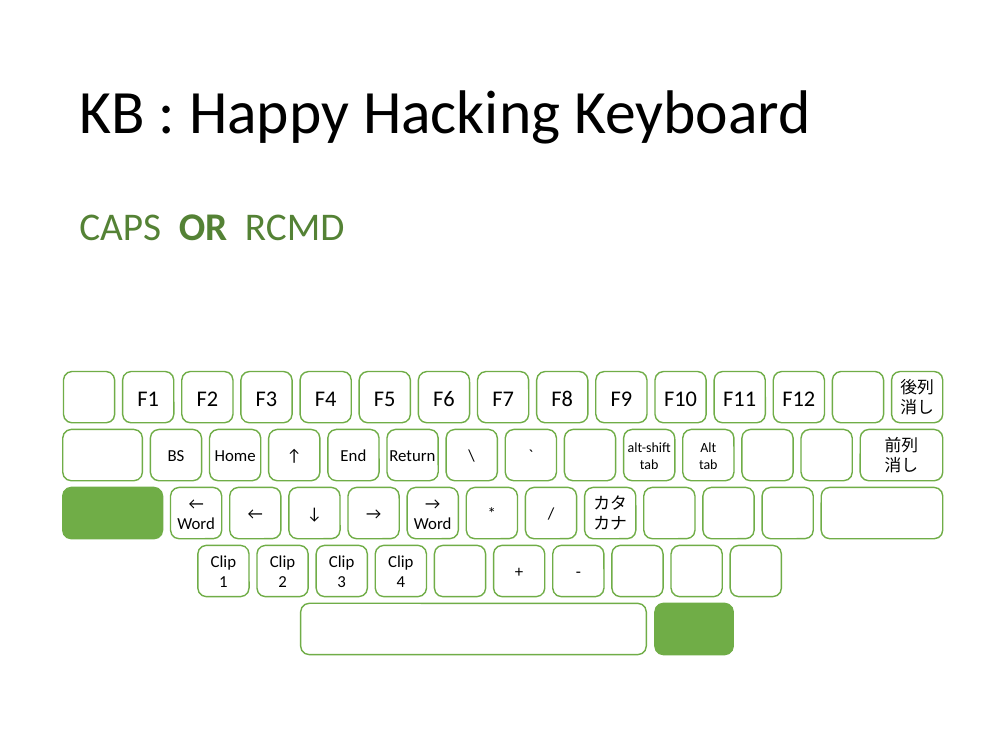
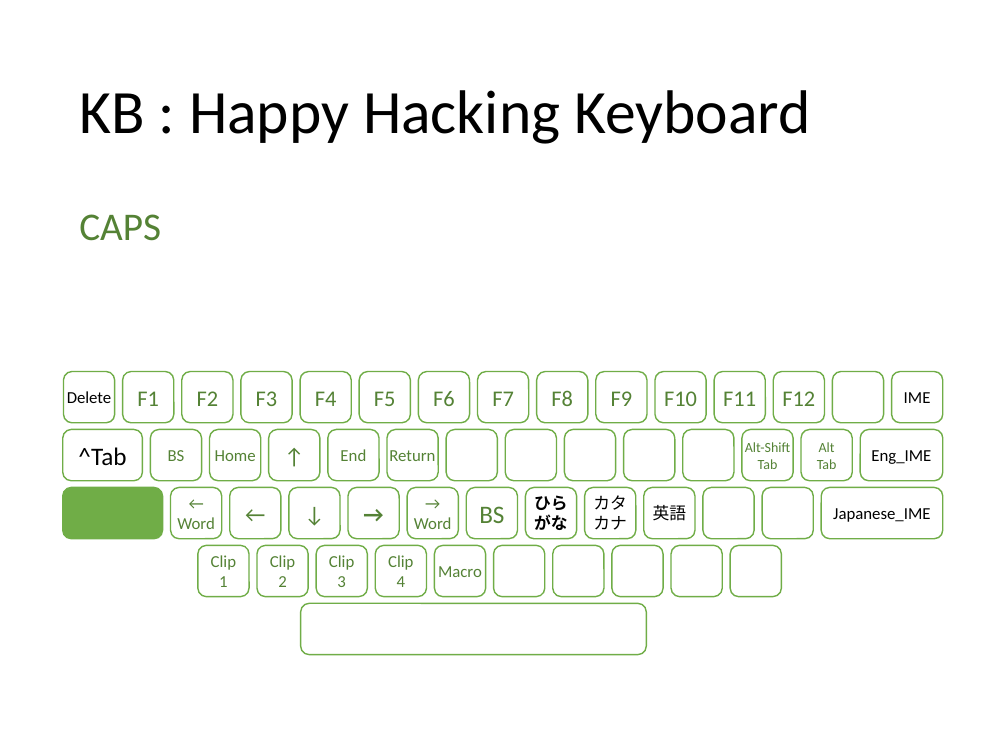
Before and after one commit to ittooo66/myAHK, a slide deck: slide 5 of MANUAL.pptx. Drawn at 1008x756 pixels with LibreOffice and Linux fonts; fonts in the diff are those of the drawing. Boxes give left, top, right and bottom in pixels: in the first picture for what was removed or moved away, otherwise in the second. Text is boxed around its words. In the diff, an @@ line names an element or a change of style, - is before the commit and + after.

```diff
--- a/MANUAL.pptx
+++ b/MANUAL.pptx
@@ text at bbox=[79, 214, 161, 241]: text changed @@
-CAPS OR RCMD
+CAPS
@@ text in rounded rectangle at bbox=[67, 391, 112, 403]: text added @@
+Delete
@@ text in rounded rectangle at bbox=[904, 392, 931, 403]: text changed @@
-後列
-消し
+IME
@@ text in rounded rectangle at bbox=[78, 447, 126, 465]: text added @@
+^Tab
@@ text in rounded rectangle at bbox=[447, 429, 498, 481]: text removed @@
-\
@@ text in rounded rectangle at bbox=[505, 429, 556, 481]: text removed @@
-`
@@ rounded rectangle: place and size @@
-rounded rectangle at bbox=[801, 429, 853, 481]
+rounded rectangle at bbox=[624, 429, 675, 481]
@@ rounded rectangle: place and size @@
-rounded rectangle at bbox=[742, 429, 793, 481]
+rounded rectangle at bbox=[682, 429, 734, 481]
@@ rounded rectangle "Alt-Shift": place and size @@
-rounded rectangle "Alt-Shift" at bbox=[624, 429, 675, 481]
+rounded rectangle "Alt-Shift" at bbox=[742, 429, 793, 481]
@@ text in rounded rectangle at bbox=[745, 442, 790, 469]: text changed; text colour #000000 to #548235 @@
-alt-shift
-tab
+Alt-Shift
+Tab
@@ rounded rectangle "Alt": place and size @@
-rounded rectangle "Alt" at bbox=[682, 429, 734, 481]
+rounded rectangle "Alt" at bbox=[801, 429, 853, 481]
@@ text in rounded rectangle at bbox=[819, 442, 835, 452]: text colour #000000 to #548235 in "Alt" @@
@@ text in rounded rectangle at bbox=[817, 459, 837, 469]: text changed; text colour #000000 to #548235 @@
-tab
+Tab
@@ text in rounded rectangle at bbox=[871, 450, 931, 464]: text changed @@
-前列
-消し
+Eng_IME
@@ size 12 to 16 pt, text colour #000000 to #548235 in 3 elements at bbox=[269, 429, 321, 481], bbox=[230, 488, 281, 539], bbox=[289, 488, 341, 539] @@
@@ rounded rectangle "→" at bbox=[348, 488, 399, 539]: size 12 to 16 pt, text colour #000000 to #548235, bold on @@
@@ text in rounded rectangle at bbox=[479, 506, 504, 523]: text changed; size 12 to 18 pt; text colour #000000 to #548235 @@
-*
+BS
@@ text in rounded rectangle at bbox=[534, 495, 568, 530]: text changed; bold on @@
-/
+ひら
+がな
@@ text in rounded rectangle at bbox=[653, 505, 687, 521]: text added @@
+英語
@@ text in rounded rectangle at bbox=[833, 508, 930, 522]: text added @@
+Japanese_IME
@@ text colour #000000 to #548235 in 22 elements at bbox=[123, 372, 174, 423], bbox=[181, 372, 233, 423], bbox=[241, 372, 292, 423], bbox=[300, 372, 352, 423], bbox=[359, 372, 410, 423], bbox=[418, 372, 470, 423], bbox=[478, 372, 529, 423], bbox=[536, 372, 588, 423], bbox=[596, 372, 647, 423], bbox=[655, 372, 707, 423], bbox=[714, 372, 765, 423], bbox=[773, 372, 825, 423], bbox=[150, 429, 202, 481], bbox=[210, 429, 261, 481], bbox=[328, 429, 379, 481], bbox=[387, 429, 438, 481], bbox=[170, 488, 222, 539], bbox=[407, 488, 459, 539], bbox=[198, 545, 249, 597], bbox=[257, 545, 308, 597], bbox=[317, 545, 368, 597], bbox=[375, 545, 426, 597] @@
@@ text in rounded rectangle at bbox=[438, 566, 482, 577]: text added @@
+Macro
@@ text in rounded rectangle at bbox=[494, 545, 545, 597]: text removed @@
-+
@@ text in rounded rectangle at bbox=[552, 545, 604, 597]: text removed @@
--
@@ rounded rectangle removed at bbox=[655, 604, 734, 655] @@
```
Also in this commit, not shown: 5 other slides changed, 2 slides added.
